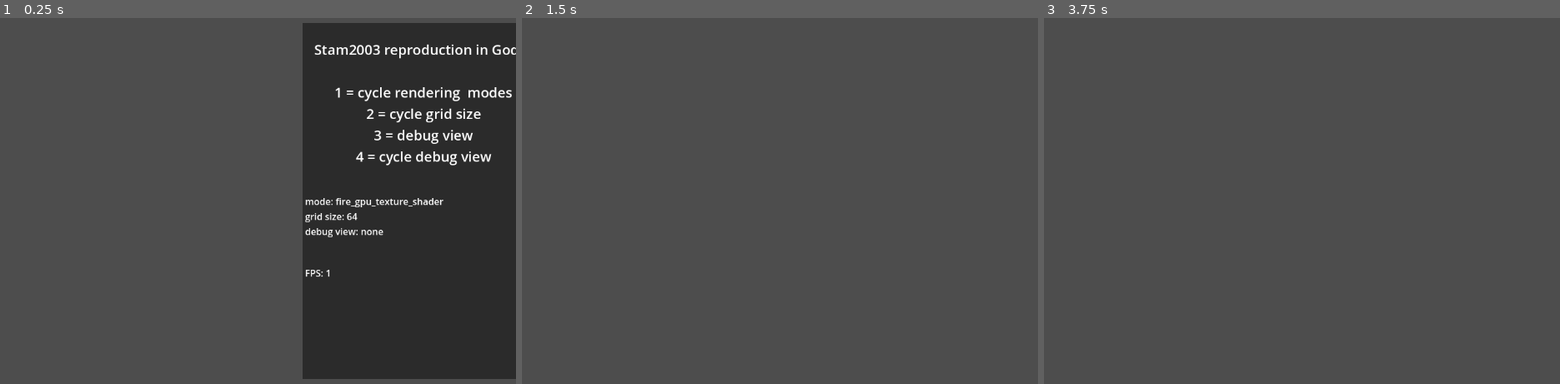
Above: before the commit, frames 1-3 (left to right).
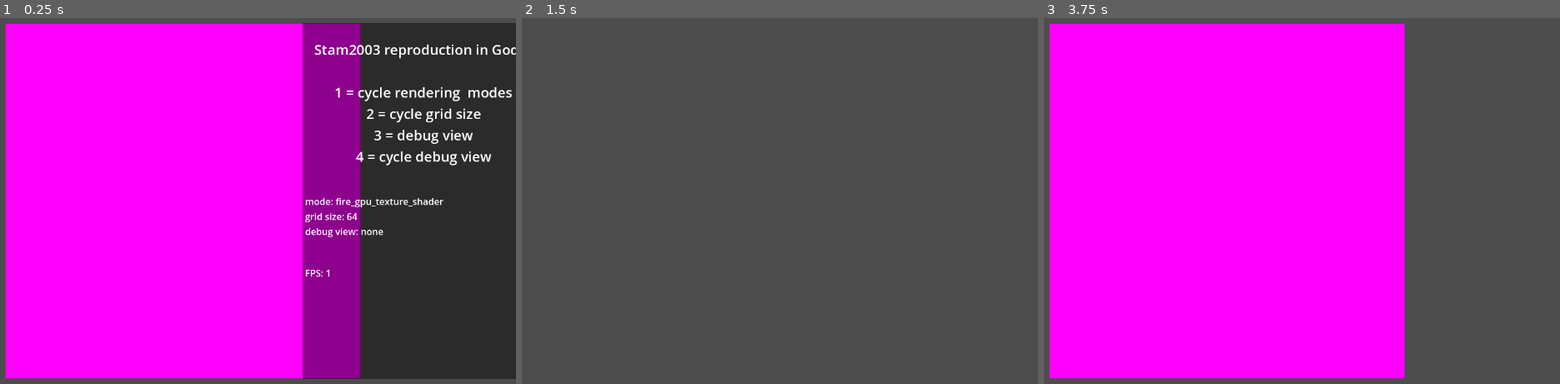
Above: after the commit, the same moments.

Repository: Sohojoe/stam2003-godot
Game: Godot game, scene res://demo.tscn
The game is run twice, just before and just after one commit, with the same random seed, the same clock (stepped at 60 frames per second) and the same inputs.
Inputs (mouse positions are in pixels of both pictures, inside the frame that each line leads up to):
- Up to frame 1 (0.25 s): no input
- Up to frame 2 (1.5 s): tap Enter at 0.5 s; move the mouse to (852, 182) at 0.52 s; tap 2 (cycle_grid_size) at 0.6 s; click (852, 182) at 0.67 s; tap R (restart) at 1.25 s; move the mouse to (573, 219) at 1.27 s; tap 1 (cycle_mode) at 1.35 s; click (573, 219) at 1.42 s
- Up to frame 3 (3.75 s): tap R (restart) at 2, 2.75, 3.5 s; move the mouse to (1291, 116) at 2.02 s; tap V (toggle_view) at 2.1 s; click (1291, 116) at 2.17 s; move the mouse to (1193, 274) at 2.77 s; tap 2 (cycle_grid_size) at 2.85 s; click (1193, 274) at 2.92 s; move the mouse to (1425, 255) at 3.52 s; tap 1 (cycle_mode) at 3.6 s; click (1425, 255) at 3.67 s

The runs differ from the first frame. In frame 1, 67% of the frame differs, in the area x 0-70%, y 1-99%; in frame 2, nothing differs; in frame 3, 67%.
Error in both runs: Cannot call method 'storage_buffer_create' on a null value. (res://components/stam_compute_shader/scripts/fuild_compute_shader_cpu.gd:135)

Commit message:
basic shader displaying single color

Diff:
--- a/components/stam_compute_shader/fire_texture_gpu.tscn
+++ b/components/stam_compute_shader/fire_texture_gpu.tscn
@@ -3,13 +3,14 @@
 [ext_resource type="Script" path="res://components/stam_compute_shader/scripts/fuild_texture_shader_gpu.gd" id="1_eqc0t"]
 [ext_resource type="Script" path="res://components/stam_compute_shader/scripts/view_gpu_texture_shader.gd" id="2_ntif3"]
 
-[sub_resource type="Texture2DRD" id="Texture2DRD_5i8gs"]
+[sub_resource type="ViewportTexture" id="ViewportTexture_ejric"]
+viewport_path = NodePath("view gpu texture shader/@SubViewport@17251")
 
 [node name="Fire GPU Texture Shader" type="Node2D"]
 script = ExtResource("1_eqc0t")
 
 [node name="view gpu texture shader" type="Sprite2D" parent="."]
-texture = SubResource("Texture2DRD_5i8gs")
+texture = SubResource("ViewportTexture_ejric")
 offset = Vector2(1.45519e-11, 1.45519e-11)
 flip_v = true
 script = ExtResource("2_ntif3")
--- a/components/stam_compute_shader/scripts/fuild_texture_shader_gpu.gd
+++ b/components/stam_compute_shader/scripts/fuild_texture_shader_gpu.gd
@@ -51,24 +51,6 @@
 	"view_p": "res://components/stam_compute_shader/shaders/view_p.glsl",
 	"view_uv": "res://components/stam_compute_shader/shaders/view_uv.glsl",
 }
-var shader_morton2D_file_names = {
-	"apply_force": "res://components/stam_compute_shader/experimental/shaders_morton2D/apply_force.glsl",
-	"diffuse": "res://components/stam_compute_shader/experimental/shaders_morton2D/diffuse.glsl",
-	"advect": "res://components/stam_compute_shader/experimental/shaders_morton2D/advect.glsl",
-	"set_bnd_uv_open": "res://components/stam_compute_shader/experimental/shaders_morton2D/set_bnd_uv_open.glsl",
-	"project_compute_divergence": "res://components/stam_compute_shader/experimental/shaders_morton2D/project_1_compute_divergence.glsl",
-	"set_bnd_div": "res://components/stam_compute_shader/experimental/shaders_morton2D/set_bnd_div.glsl",
-	"project_solve_pressure": "res://components/stam_compute_shader/experimental/shaders_morton2D/project_2_solve_pressure.glsl",
-	"set_bnd_p": "res://components/stam_compute_shader/experimental/shaders_morton2D/set_bnd_p.glsl",
-	"project_apply_pressure": "res://components/stam_compute_shader/experimental/shaders_morton2D/project_3_apply_pressure.glsl",
-	"calculate_divergence_centered_grid": "res://components/stam_compute_shader/experimental/shaders_morton2D/calculate_divergence_centered_grid.glsl",
-	"cool_and_lift": "res://components/stam_compute_shader/experimental/shaders_morton2D/cool_and_lift.glsl",
-	"apply_ignition": "res://components/stam_compute_shader/experimental/shaders_morton2D/apply_ignition.glsl",
-	"view_t": "res://components/stam_compute_shader/experimental/shaders_morton2D/view_t.glsl",
-	"view_div": "res://components/stam_compute_shader/experimental/shaders_morton2D/view_div.glsl",
-	"view_p": "res://components/stam_compute_shader/experimental/shaders_morton2D/view_p.glsl",
-	"view_uv": "res://components/stam_compute_shader/experimental/shaders_morton2D/view_uv.glsl",
-}
 
 func _ready():
 	camera = find_camera(get_tree().current_scene)
@@ -198,8 +180,6 @@
 	s_buffer = rd.storage_buffer_create			(grid_of_bytes_1.size(), grid_of_bytes_1)
 
 	var filenames = shader_file_names
-	# experiments, not maintained
-	#filenames = shader_morton2D_file_names
 
 	for key in filenames.keys():
 		var file_name = filenames[key]
@@ -283,7 +263,7 @@
 func get_uniform(buffer, binding: int):
 	var rd_uniform = RDUniform.new()
 	# handle differnt types of buffers
-	if buffer == view_gpu_texture_shader.view_texture:
+	if false: #buffer == view_gpu_texture_shader.view_texture:
 		rd_uniform.uniform_type = RenderingDevice.UNIFORM_TYPE_IMAGE
 	else:
 		rd_uniform.uniform_type = RenderingDevice.UNIFORM_TYPE_STORAGE_BUFFER
@@ -558,17 +538,21 @@
 func mark_ignition_changed() -> void:
 	ignition_changed = true
 
+
 func view_t():
-	var shader_name = "view_t"
-	var uniform_set = get_uniform_set([
-		shader_name,
-		consts_buffer, 0,
-		t_buffer, 8,
-		view_gpu_texture_shader.view_texture, 20])
-
-	var compute_list = rd.compute_list_begin()
-	dispatch_view(compute_list, shader_name, uniform_set)
-	rd.compute_list_end()
+	pass
+	#shader_material.set_shader(your_fragment_shader)
+	#viewport.set_shader(shader_material)
+	#var shader_name = "view_t"
+	#var uniform_set = get_uniform_set([
+		#shader_name,
+		#consts_buffer, 0,
+		#t_buffer, 8,
+		#view_gpu_texture_shader.view_texture, 20])
+		#
+	#var compute_list = rd.compute_list_begin()
+	#dispatch_view(compute_list, shader_name, uniform_set)
+	#rd.compute_list_end()
 
 func view_div():
 	var shader_name = "view_div"
--- a/components/stam_compute_shader/scripts/view_gpu_texture_shader.gd
+++ b/components/stam_compute_shader/scripts/view_gpu_texture_shader.gd
@@ -8,9 +8,9 @@
 		view_texture_size = value
 		_update_texture()
 
-
-
-var view_texture
+var viewport: Viewport
+var view_texture: Texture
+var shader_material: ShaderMaterial
 
 func _ready() -> void:
 	_update_texture()
@@ -20,26 +20,49 @@
 	_update_texture()
 
 func _update_texture() -> void:
-	var rd = RenderingServer.get_rendering_device()
-	var fmt3 = RDTextureFormat.new()
-	fmt3.width = view_texture_size
-	fmt3.height = view_texture_size
-	fmt3.format = RenderingDevice.DATA_FORMAT_R32G32B32A32_SFLOAT
-	fmt3.usage_bits = RenderingDevice.TEXTURE_USAGE_STORAGE_BIT | \
-			RenderingDevice.TEXTURE_USAGE_CAN_COPY_TO_BIT | \
-			RenderingDevice.TEXTURE_USAGE_CAN_COPY_FROM_BIT | \
-			RenderingDevice.TEXTURE_USAGE_SAMPLING_BIT | \
-			RenderingDevice.SAMPLER_FILTER_NEAREST
-	var view3 = RDTextureView.new()
-	var default_color = Color(1.0, 1.0, 0.0, .2)
-	var data = PackedFloat32Array()
-	data.resize(view_texture_size * view_texture_size * 4) # 4
-	for i in range(0, view_texture_size * view_texture_size * 4, 4):
-		data[i] = default_color.r
-		data[i + 1] = default_color.g
-		data[i + 2] = default_color.b
-		data[i + 3] = default_color.a
-	view_texture = rd.texture_create(fmt3, view3, [data.to_byte_array()])
-	var texture_rd = Texture2DRD.new()
-	texture_rd.texture_rd_rid = view_texture
-	texture = texture_rd
+	# Create a new Viewport
+	if viewport:
+		viewport.queue_free()  # Clean up existing viewport
+	viewport = SubViewport.new()
+	#add_something_to_viewport(viewport)
+	viewport.size = Vector2(view_texture_size, view_texture_size)
+	viewport.render_target_update_mode = SubViewport.UPDATE_ALWAYS
+	#viewport.set_clear_mode(Viewport.CLEAR_MODE_ONCE)
+	# viewport.usage = SubViewport.usage
+	#viewport.render_target_vflip = true  # Ensure the texture is not flipped
+
+	# Get the texture from the viewport
+	view_texture = viewport.get_texture()
+	texture = view_texture
+
+	# Add the viewport as a child (optional, if you want to display it in the scene)
+	add_child(viewport)
+	shader_material = ShaderMaterial.new()
+	var shader = preload("res://components/stam_compute_shader/texture_shaders/view_t.gdshader")
+	shader_material.shader = shader
+	#var fred = shader.get_shader_uniform_list()
+	material = shader_material
+	# viewport.set_shader(shader_material)
+
+	# Initialize rendering to the viewport using your pipeline
+	# _init_render_pipeline()
+
+# func _init_render_pipeline():
+	# This is where you set up your shaders and render passes.
+	# Bind the viewport's texture to the rendering pipeline
+	# This can be done by attaching the viewport's texture to your shader pipeline
+	# and performing the render passes.
+
+	# Example:
+	# var shader_material = ShaderMaterial.new()
+	# shader_material.set_shader(your_fragment_shader)
+	# viewport.set_shader(shader_material)
+
+	# Then you would execute your render passes to apply your fluid simulation
+	# shaders to the viewport's texture, similar to how you used to render
+	# to the `Texture2DRD`.
+
+#func add_something_to_viewport(viewport: SubViewport):
+	#var label = Label.new()
+	#label.text = "Hello world"
+	#viewport.add_child(label)
--- /dev/null
+++ b/components/stam_compute_shader/texture_shaders/view_t.gdshader
@@ -0,0 +1,37 @@
+shader_type canvas_item;
+
+uniform uint numX;
+uniform uint numY;
+uniform uint viewX;
+uniform uint viewY;
+uniform sampler2D source_texture;
+
+vec4 get_fire_color(float val) {
+    val = clamp(val, 0.0, 1.0);
+    float r, g, b, a;
+	a = 1.;
+    if (val < 0.3) {
+        float _s = val / 0.3;
+        r = 0.2 * _s;
+        g = 0.2 * _s;
+        b = 0.2 * _s;
+        a = 0.75 * _s;
+    } else if (val < 0.5) {
+        float _s = (val - 0.3) / 0.2;
+        r = 0.2 + 0.8 * _s;
+        g = 0.1;
+        b = 0.1;
+        a = .75;
+    } else {
+        float _s = (val - 0.5) / 0.48;
+        r = 1.0;
+        g = _s;
+        b = 0.0;
+    }
+    return vec4(r, g, b, a);
+}
+
+void fragment() {
+	// Called for every pixel the material is visible on.
+	COLOR = vec4(1.0, 0, 1.0, 1.0);
+}
